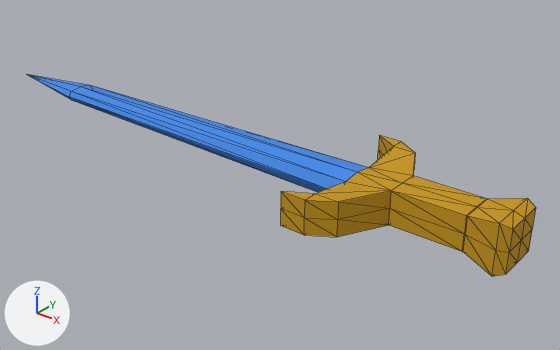
What one commit did to the glTF model client/public/assets/equipment/weapon/MithrilSword.glb.
Rendered twice from a 50 mm lens placed at (0.319, -0.649, 1.382), pointed at (-0.227, 0.033, 0.959). Lighting does not change. The marker at lower left points along +X, +Y and +Z. The first picture is the older version. Mesh edges are drawn as thin lines. Where no turn or scale is listed for an object, it has been applied to the vertices.

In view in the first picture: 'Sword'.
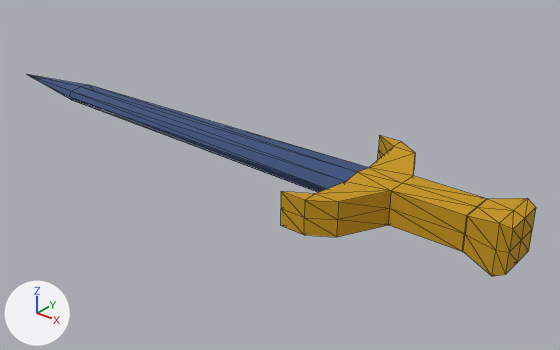
Diff of the bpy script that builds the scene:
```diff
--- a/client/public/assets/equipment/weapon/MithrilSword.glb.py
+++ b/client/public/assets/equipment/weapon/MithrilSword.glb.py
@@ mat_material_030 @@
 mat_material_030 = principled_material('Material.030')
-mat_material_030.base_color = (0.043, 0.252, 0.85)  # blue #3a89ed
+mat_material_030.base_color = (0.0348, 0.0747, 0.205)  # blue #344d7d
 mat_material_030.roughness = 0.6
```

Where the change shows, as pixel boxes (x1, y1, x2, y2) in the pictures (560 x 350 px):
'Sword', recoloured (darker)
    both: (26, 74, 370, 195)
